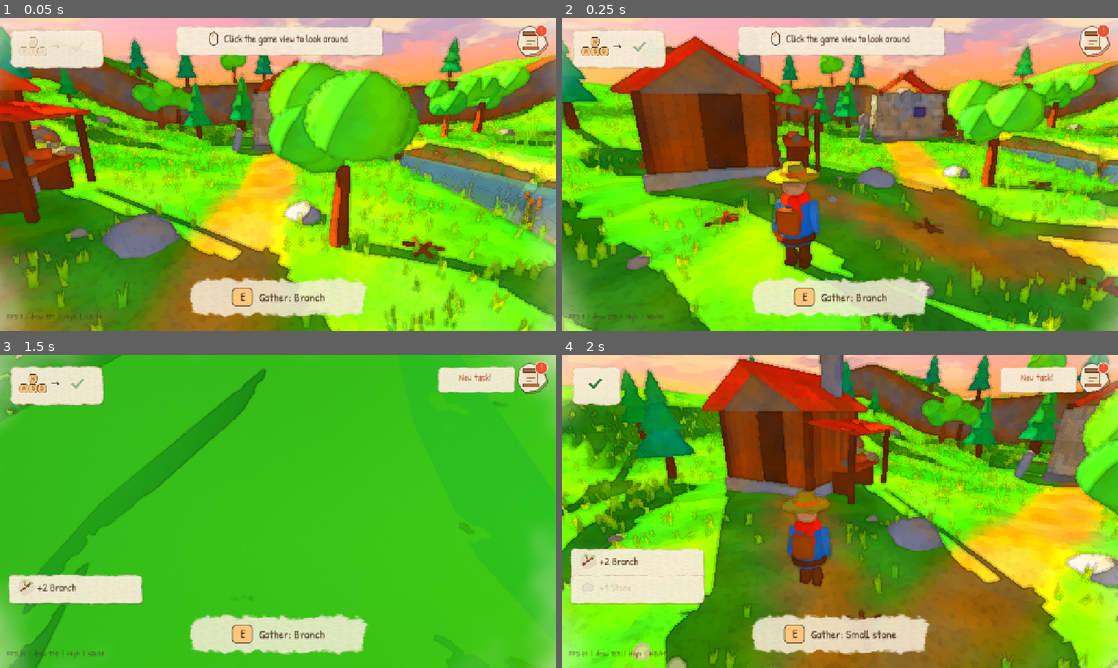
Above: before the commit, frames 1-4 (two rows, left to right).
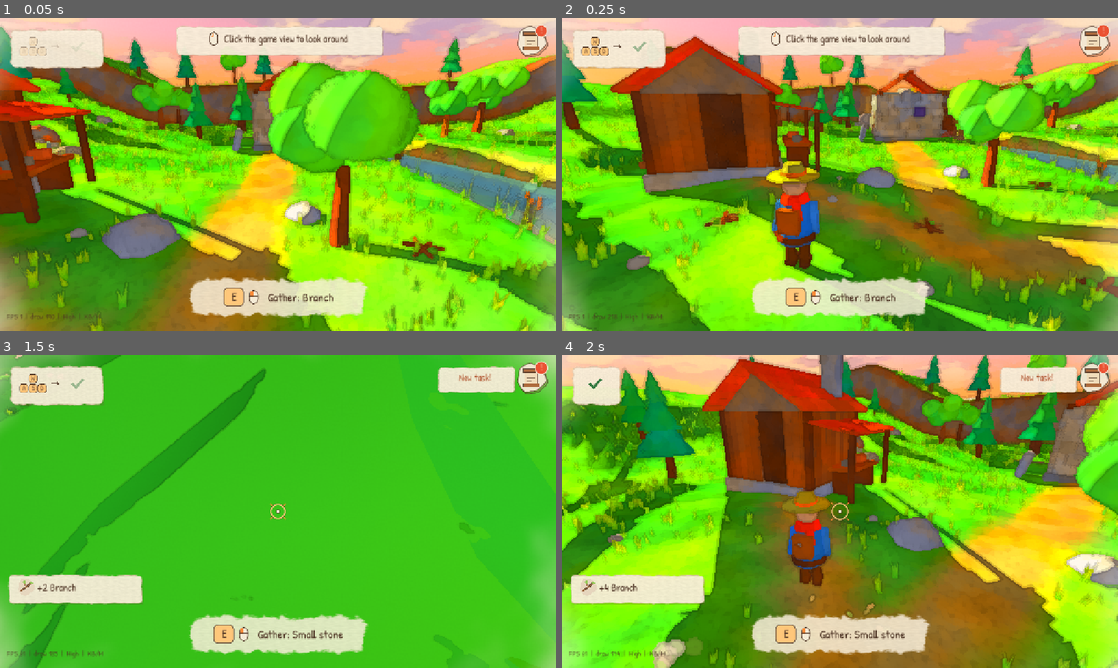
Above: after the commit, the same moments.

Repository: meyildiz1994/degirmen-vadisi
Game: Godot game, scene res://scenes/world/world.tscn
The game is run twice, just before and just after one commit, with the same random seed, the same clock (stepped at 60 frames per second) and the same inputs.
Inputs (mouse positions are in pixels of both pictures, inside the frame that each line leads up to):
- Up to frame 1 (0.05 s): no input
- Up to frame 2 (0.25 s): no input
- Up to frame 3 (1.5 s): tap Enter at 0.5 s; move the mouse to (400, 495) at 0.52 s; hold D (move_right) 0.53-1.28 s; hold E (interact) 0.53-1.28 s; click (400, 495) at 0.67 s; move the mouse to (250, 511) at 1.27 s; hold W (move_forward) from 1.28 s (still down); tap E (interact) at 1.35 s; click (250, 511) at 1.42 s
- Up to frame 4 (2 s): keep holding W (move_forward)

The runs differ from the first frame. In frame 1, 0.5% of the frame differs, in the area x 9-60%, y 86-96%; in frame 2, 0.5%; in frame 3, 0.8%; in frame 4, 3.8%, in the area x 1-62%, y 47-100%.

Commit message:
Oyun testi: atölyede yol gösterici, oyuna özel imleç, sol tıkla etkileşim
- GuidePointer: eğitimde sıradaki adımı (kalıp → yuva → malzeme → Üret / Yerleştir) halka ve el ile gösterir
- Köprü adımında atölye eksik kiriş/bağlantı kalıbını vurgular, onarım paneli Yerleştir'i gösterir
- CursorArt: kodla çizilen suluboya fare imleci
- Fareyle oynarken ortada nişangâh; sol tık = etkileşim, basılı tutmak da çalışır; nişan alınan hedef öncelikli
- Etkileşim ipucunda E'nin yanında fare ikonu

Co-Authored-By: Claude Opus 5.5 <noreply@anthropic.com>
Claude-Session: https://claude.ai/code/session_01XSzBb5CLpSanCdnQjNsbSH

Diff:
--- a/scenes/player/player.gd
+++ b/scenes/player/player.gd
@@ -103,7 +103,8 @@
 	model.rotation.z = sin(_walk_phase) * 0.04 * clampf(speed / walk_speed, 0.0, 1.0)
 
 
-## Menzildeki en yakın etkileşim noktasını otomatik hedefle.
+## Menzildeki en yakın etkileşim noktasını otomatik hedefle. Fareyle nişan alırken
+## ekranın ortasındaki imlece en yakın açıdaki hedef öncelikli (yoksa yine en yakını).
 func _update_focus() -> void:
 	var best: Interactable = null
 	var best_d := INF
@@ -121,15 +122,38 @@
 		if d < it.radius and d + it.focus_bias < best_d:
 			best = it
 			best_d = d + it.focus_bias
+	if InputManager.is_aiming():
+		var aimed := _aimed_target()
+		if aimed != null:
+			best = aimed
 	if best != focus:
 		focus = best
 		focus_changed.emit(focus)
 
 
+const AIM_MAX_ANGLE := 0.32   ## radyan; imlecin bu kadar yakınındaki hedef seçilir
+
+
+func _aimed_target() -> Interactable:
+	var origin := camera.global_position
+	var fwd := -camera.global_basis.z
+	var best: Interactable = null
+	var best_a := AIM_MAX_ANGLE
+	for node in get_tree().get_nodes_in_group(Interactable.GROUP):
+		var it := node as Interactable
+		if not it.can_focus() or it.global_position.distance_to(global_position) >= it.radius:
+			continue
+		var a := fwd.angle_to(it.global_position + Vector3(0, 0.4, 0) - origin)
+		if a < best_a:
+			best = it
+			best_a = a
+	return best
+
+
 func _unhandled_input(event: InputEvent) -> void:
 	if not input_enabled:
 		return
-	if not event.is_action_pressed("interact"):
+	if not event.is_action_pressed("interact") and not InputManager.is_click_interact(event):
 		return
 	if gather.active():
 		gather.on_interact_pressed(gather.target)
--- a/scenes/ui/hud.gd
+++ b/scenes/ui/hud.gd
@@ -33,6 +33,7 @@
 var inventory_panel: InventoryPanel
 var workshop_panel: WorkshopPanel
 var repair_panel: RepairPanel
+var aim_reticle: AimReticle
 
 
 func _ready() -> void:
@@ -74,6 +75,10 @@
 
 ## Toplama arayüzü kodla kurulur: vuruş halkası, toplama kartları, metinsiz ipucu, heybe.
 func _build_gather_ui() -> void:
+	aim_reticle = AimReticle.new()
+	aim_reticle.name = "AimReticle"
+	aim_reticle.visible = false
+	root.add_child(aim_reticle)
 	rhythm_ring = RhythmRing.new()
 	rhythm_ring.name = "RhythmRing"
 	add_child(rhythm_ring)
@@ -282,6 +287,9 @@
 	look_hint.visible = InputManager.device == InputManager.Device.KEYBOARD_MOUSE \
 		and Input.mouse_mode != Input.MOUSE_MODE_CAPTURED and not get_tree().paused \
 		and not modal_open() and not inventory_panel.is_open
+	aim_reticle.visible = InputManager.is_aiming() and not get_tree().paused and not modal_open() \
+		and not inventory_panel.is_open and not (player != null and player.gather.active())
+	aim_reticle.has_target = _focus != null
 	if debug_label.visible:
 		debug_label.text = "FPS %d  |  draw %d  |  %s  |  %s" % [
 			Engine.get_frames_per_second(),
--- a/scenes/workshop/workshop_panel.gd
+++ b/scenes/workshop/workshop_panel.gd
@@ -224,6 +224,7 @@
 		vb.add_child(l)
 		b.add_child(vb)
 		_slot_row.add_child(b)
+		b.set_meta("slot", i)
 
 
 func _build_options() -> void:
@@ -260,6 +261,7 @@
 		ic.size = Vector2(48, 48)
 		b.add_child(ic)
 		_option_grid.add_child(b)
+		b.set_meta("option", o)
 
 
 func _build_stats() -> void:
@@ -305,6 +307,7 @@
 
 
 func _process(delta: float) -> void:
+	super._process(delta)
 	if not is_open or highlight_mold == "" or not _mold_buttons.has(highlight_mold):
 		return
 	_pulse += delta * 4.0
@@ -317,6 +320,31 @@
 
 func set_highlight(id: String) -> void:
 	highlight_mold = id
+	guide_enabled = id != ""
 	if id == "":
 		for k in _mold_buttons:
 			(_mold_buttons[k] as Button).modulate = Color.WHITE
+
+
+## Eğitim sırası: vurgulu kalıp → boş yuva → elde olan ilk malzeme → Üret.
+func _guide_target() -> Control:
+	if highlight_mold != "" and mold_id != highlight_mold:
+		return _mold_buttons.get(highlight_mold)
+	if Crafting.can_craft(GameState.inventory, mold_id, choices):
+		return _craft_button
+	var empty := _first_empty_slot()
+	if str(choices[empty]) != "":
+		return null
+	if active_slot != empty:
+		return _live_child(_slot_row, "slot", empty)
+	for c in _option_grid.get_children():
+		if c is Button and not c.is_queued_for_deletion() and not (c as Button).disabled:
+			return c
+	return null
+
+
+func _live_child(parent: Node, meta: String, value) -> Control:
+	for c in parent.get_children():
+		if not c.is_queued_for_deletion() and c.has_meta(meta) and c.get_meta(meta) == value:
+			return c
+	return null
--- a/scripts/debug/screenshot_capture.gd
+++ b/scripts/debug/screenshot_capture.gd
@@ -116,13 +116,23 @@
 			player.gather.on_interact_pressed(focus_g)
 		player.gather.set_physics_process(false)
 		player.gather.cycle = player.gather.swing * float(_args["ring"])
+	if _args.has("step"):
+		GameState.tutorial_step = int(_args["step"])
+		GameState.set_quest(Tutorial.QUESTS[GameState.tutorial_step])
+	if _args.has("aim"):
+		Input.mouse_mode = Input.MOUSE_MODE_CAPTURED
+	if _args.has("cursor_png"):
+		var img := CursorArt._arrow_image()
+		img.resize(160, 160, Image.INTERPOLATE_NEAREST)
+		img.save_png(str(_args["cursor_png"]))
 	if _args.has("workshop"):
 		# --workshop=kalıp[,seçim1,seçim2]  örn. axe_head,iron,handle:oak
 		var parts := str(_args["workshop"]).split(",")
 		var inv := GameState.inventory
 		for id: String in ["iron", "copper", "oak", "pine", "stone"]:
 			inv.add(id, 6)
-		inv.add_part("handle:oak", 1)
+		if not _args.has("step"):
+			inv.add_part("handle:oak", 1)
 		inv.add_part("handle:branch", 2)
 		var hud = world.get_node("HUD")
 		hud.open_workshop()
@@ -130,9 +140,6 @@
 		for i in range(1, parts.size()):
 			hud.workshop_panel.active_slot = i - 1
 			hud.workshop_panel.choose(parts[i])
-	if _args.has("step"):
-		GameState.tutorial_step = int(_args["step"])
-		GameState.set_quest(Tutorial.QUESTS[GameState.tutorial_step])
 	if _args.has("bridge") or _args.has("repair_open"):
 		await _bridge_scenario(world)
 	if _args.has("inventory_open"):
--- a/scripts/gathering/gather_controller.gd
+++ b/scripts/gathering/gather_controller.gd
@@ -99,7 +99,7 @@
 		return
 	player.face_towards(target.global_position)
 	cycle += delta
-	var holding := Input.is_action_pressed("interact")
+	var holding := InputManager.is_interact_held()
 	if GameState.rhythm_hits:
 		# Basılı tutan oyuncu da ilerler (normal vuruş), sadece tatlı vuruşu kaçırır.
 		if holding and _was_holding and cycle >= swing + SWEET_LATE:
@@ -121,7 +121,7 @@
 	if target == null or tool == null:
 		return
 	cycle = 0.0
-	_was_holding = Input.is_action_pressed("interact")
+	_was_holding = InputManager.is_interact_held()
 	var amount := 1.0 / float(tool.hits_for(target.resource_id))
 	if sweet:
 		amount *= Materials.tune("sweet_progress", 2.0)
--- a/scripts/input_manager.gd
+++ b/scripts/input_manager.gd
@@ -25,6 +25,8 @@
 	process_mode = Node.PROCESS_MODE_ALWAYS
 	if GameState.is_mobile or (DisplayServer.is_touchscreen_available() and OS.has_feature("web")):
 		device = Device.TOUCH
+	else:
+		CursorArt.apply()
 
 
 func is_touch() -> bool:
@@ -97,6 +99,21 @@
 
 
 # --- Oyun mantığına açılan arayüz -----------------------------------------------
+## Fareyle oynarken (fare oyunda yakalıyken) sol tık = etkileşim. Dokunmatikten türetilen
+## fare olayları ve dokunmatik önizleme sayılmaz, böylece telefonda her dokunuş etkileşim olmaz.
+func is_aiming() -> bool:
+	return device == Device.KEYBOARD_MOUSE and not touch_preview and Input.mouse_mode == Input.MOUSE_MODE_CAPTURED
+
+
+func is_click_interact(event: InputEvent) -> bool:
+	return event is InputEventMouseButton and event.pressed and event.button_index == MOUSE_BUTTON_LEFT \
+		and event.device != InputEvent.DEVICE_ID_EMULATION and is_aiming()
+
+
+## Etkileşim basılı mı (E / A / dokunmatik buton ya da nişan alırken sol tık).
+func is_interact_held() -> bool:
+	return Input.is_action_pressed("interact") or (is_aiming() and Input.is_mouse_button_pressed(MOUSE_BUTTON_LEFT))
+
 ## -1..1 hareket vektörü (x: sağ, y: geri). Klavye, sol çubuk ve sanal joystick birleşik.
 func get_move_vector() -> Vector2:
 	return Input.get_vector("move_left", "move_right", "move_forward", "move_back")
@@ -157,3 +174,8 @@
 			return ""
 		_:
 			return {"interact": "E", "inventory": "Tab", "pause": "Esc", "quest_log": "J"}.get(action, "?")
+
+
+## Klavye/farede etkileşim ipucuna fare ikonu da eklensin mi (sol tık da çalışır).
+func shows_mouse_hint(action: String) -> bool:
+	return action == "interact" and device == Device.KEYBOARD_MOUSE and not touch_preview
--- a/scripts/tutorial.gd
+++ b/scripts/tutorial.gd
@@ -67,15 +67,18 @@
 	return total
 
 
-## Atölyede nabız gibi atacak kalıp (eğitim).
+## Atölyede nabız gibi atacak kalıp (eğitim). Köprü adımında eksik kiriş/bağlantı kalıbı.
 func _mold_to_highlight() -> String:
+	var inv := GameState.inventory
+	if GameState.tutorial_step == Step.BRIDGE and bridge != null:
+		for mold_id: String in ["beam", "connector"]:
+			var missing := Repair.slot_total(bridge.site_id, mold_id) - Repair.filled_count(bridge.state, bridge.site_id, mold_id)
+			if missing > _parts_of(mold_id):
+				return mold_id
+		return ""
 	if GameState.tutorial_step != Step.CRAFT:
 		return ""
-	var inv := GameState.inventory
-	var handles := 0
-	for key: String in inv.parts:
-		if Crafting.part_mold(key) == "handle":
-			handles += inv.part_count(key)
+	var handles := _parts_of("handle")
 	var heads_left := int(not inv.has_tool("axe")) + int(not inv.has_tool("pickaxe"))
 	if handles < heads_left and handles == 0:
 		return "handle"
@@ -84,6 +87,14 @@
 	if not inv.has_tool("pickaxe"):
 		return "pickaxe_head"
 	return ""
+
+
+func _parts_of(mold_id: String) -> int:
+	var n := 0
+	for key: String in GameState.inventory.parts:
+		if Crafting.part_mold(key) == mold_id:
+			n += GameState.inventory.part_count(key)
+	return n
 
 
 func _set_step(s: int) -> void:
@@ -121,6 +132,8 @@
 	_advance_if_ready()
 	if hud.workshop_panel:
 		hud.workshop_panel.set_highlight(_mold_to_highlight())
+	if hud.repair_panel:
+		hud.repair_panel.guide_enabled = GameState.tutorial_step == Step.BRIDGE
 	var card: IconHintCard = hud.hint_card
 	match GameState.tutorial_step:
 		Step.MOVE:
--- /dev/null
+++ b/scripts/ui/aim_reticle.gd
@@ -0,0 +1,41 @@
+class_name AimReticle
+extends Control
+## Fareyle oynarken ekranın ortasındaki suluboya nişangâh (oyun içi imleç).
+## Hedef varsa genişleyip turuncuya döner: "sol tık ya da E ile etkileş".
+
+var has_target := false:
+	set(v):
+		if v != has_target:
+			has_target = v
+			_t = 0.0
+var _t := 0.0
+
+
+func _ready() -> void:
+	set_anchors_and_offsets_preset(Control.PRESET_FULL_RECT)
+	mouse_filter = Control.MOUSE_FILTER_IGNORE
+
+
+func _process(delta: float) -> void:
+	if visible:
+		_t += delta
+		queue_redraw()
+
+
+func _draw() -> void:
+	var c := size * 0.5
+	var ink := Palette.INK
+	draw_circle(c + Vector2(1, 1.5), 4.0, Color(0.25, 0.18, 0.12, 0.3))
+	draw_circle(c, 3.5, Color(Palette.PAPER, 0.95))
+	draw_arc(c, 3.5, 0.0, TAU, 14, Color(ink, 0.8), 1.5, true)
+	if not has_target:
+		draw_arc(c, 11.0, 0.0, TAU, 28, Color(Palette.PAPER, 0.55), 2.0, true)
+		return
+	var grow := minf(_t * 8.0, 1.0)
+	var r := lerpf(11.0, 17.0, grow) + sin(_t * 5.0) * 1.2
+	draw_arc(c, r + 1.0, 0.0, TAU, 32, Color(ink, 0.45), 3.5, true)
+	draw_arc(c, r, 0.0, TAU, 32, Color(Palette.SUNSET_LIGHT, 0.95), 3.0, true)
+	for i in 4:
+		var ang := TAU * i / 4.0 + PI * 0.25
+		var d := Vector2(cos(ang), sin(ang))
+		draw_line(c + d * (r + 4.0), c + d * (r + 9.0), Color(Palette.SUNSET, 0.9), 3.0, true)
--- /dev/null
+++ b/scripts/ui/cursor_art.gd
@@ -0,0 +1,62 @@
+class_name CursorArt
+extends RefCounted
+## Oyuna özel fare imleci, kodla çizilir (harici görsel yok): mürekkep kenarlı,
+## gün batımı turuncusu dolgulu, fırça ucunu andıran yuvarlatılmış ok.
+## Masaüstünde InputManager açılışta uygular; mobilde hiç kullanılmaz.
+
+const SIZE := 40
+const SUB := 4   ## kenar yumuşatma için piksel başına alt örnek
+
+
+static func apply() -> void:
+	if DisplayServer.get_name() == "headless":
+		return
+	var arrow := ImageTexture.create_from_image(_arrow_image())
+	Input.set_custom_mouse_cursor(arrow, Input.CURSOR_ARROW, Vector2(3, 2))
+	Input.set_custom_mouse_cursor(arrow, Input.CURSOR_POINTING_HAND, Vector2(3, 2))
+
+
+static func _arrow_image() -> Image:
+	var outer := PackedVector2Array([
+		Vector2(3, 2), Vector2(31, 19), Vector2(19, 21.5), Vector2(26, 34),
+		Vector2(20.5, 37), Vector2(13.5, 24.5), Vector2(5, 33),
+	])
+	var inner := _shrink(outer, 3.0)
+	var img := Image.create(SIZE, SIZE, false, Image.FORMAT_RGBA8)
+	var ink := Palette.INK
+	var fill := Palette.SUNSET_LIGHT
+	var shade := Palette.SUNSET
+	for y in SIZE:
+		for x in SIZE:
+			var cov_out := 0
+			var cov_in := 0
+			var cov_shadow := 0
+			for sy in SUB:
+				for sx in SUB:
+					var p := Vector2(x + (sx + 0.5) / SUB, y + (sy + 0.5) / SUB)
+					if Geometry2D.is_point_in_polygon(p, outer):
+						cov_out += 1
+					if Geometry2D.is_point_in_polygon(p, inner):
+						cov_in += 1
+					if Geometry2D.is_point_in_polygon(p - Vector2(1.5, 2.0), outer):
+						cov_shadow += 1
+			var n := float(SUB * SUB)
+			var a_out := cov_out / n
+			var a_in := cov_in / n
+			# Suluboya: dolgu sağ alta doğru koyulaşır.
+			var t := clampf((x + y) / 60.0, 0.0, 1.0)
+			var body := fill.lerp(shade, t)
+			var c := ink.lerp(body, a_in / maxf(a_out, 0.001)) if a_out > 0.0 else Color(0, 0, 0, 0)
+			c.a = a_out
+			if a_out < 1.0 and cov_shadow > 0:
+				var sh := Color(0.25, 0.18, 0.12, 0.28 * cov_shadow / n)
+				c = sh.lerp(c, a_out) if a_out > 0.0 else sh
+				c.a = maxf(a_out, sh.a)
+			img.set_pixel(x, y, c)
+	return img
+
+
+## Çokgeni merkezine doğru küçült (iç dolgu için yeterli).
+static func _shrink(poly: PackedVector2Array, amount: float) -> PackedVector2Array:
+	var res := Geometry2D.offset_polygon(poly, -amount, Geometry2D.JOIN_ROUND)
+	return res[0] if not res.is_empty() else poly
--- a/scripts/ui/glyph_badge.gd
+++ b/scripts/ui/glyph_badge.gd
@@ -10,12 +10,13 @@
 func _ready() -> void:
 	custom_minimum_size = Vector2(52, 52)
 	InputManager.device_changed.connect(func(_d): refresh())
+	InputManager.touch_preview_changed.connect(func(_e): refresh())
 	refresh()
 
 
 func refresh() -> void:
 	_text = InputManager.glyph_for(action)
-	custom_minimum_size.x = maxf(52.0, 30.0 + _text.length() * 14.0)
+	custom_minimum_size.x = maxf(52.0, 30.0 + _text.length() * 14.0) + (40.0 if InputManager.shows_mouse_hint(action) else 0.0)
 	queue_redraw()
 
 
@@ -31,7 +32,11 @@
 		return
 	var gamepad := InputManager.device == InputManager.Device.GAMEPAD
 	var fill := Palette.MOSS_LIGHT if gamepad else Palette.SUNSET_LIGHT
-	var r := Rect2(Vector2(2, 4), size - Vector2(4, 8))
+	var mouse: bool = InputManager.shows_mouse_hint(action) and not gamepad
+	var r := Rect2(Vector2(2, 4), size - Vector2(4 + (40 if mouse else 0), 8))
+	if mouse:
+		_draw_mouse(Vector2(size.x - 20.0, c.y), ink)
+		c.x = r.get_center().x
 	if gamepad:
 		draw_circle(c, 22.0, fill)
 		draw_arc(c, 22.0, 0.0, TAU, 32, Color(ink, 0.8), 2.5, true)
@@ -46,3 +51,17 @@
 	var fs := 26
 	var ts := font.get_string_size(_text, HORIZONTAL_ALIGNMENT_CENTER, -1, fs)
 	draw_string(font, Vector2(c.x - ts.x * 0.5, c.y + fs * 0.32), _text, HORIZONTAL_ALIGNMENT_LEFT, -1, fs, ink)
+
+
+## Sol tuşu boyalı küçük fare: "sol tık da olur".
+func _draw_mouse(p: Vector2, ink: Color) -> void:
+	var body := Rect2(p - Vector2(11, 16), Vector2(22, 32))
+	var sb := StyleBoxFlat.new()
+	sb.bg_color = Palette.PAPER
+	sb.border_color = Color(ink, 0.8)
+	sb.set_border_width_all(2)
+	sb.set_corner_radius_all(11)
+	draw_style_box(sb, body)
+	draw_rect(Rect2(body.position + Vector2(3, 3), Vector2(8, 11)), Palette.SUNSET)
+	draw_line(p + Vector2(0, -16), p + Vector2(0, -2), Color(ink, 0.7), 1.5)
+	draw_line(p + Vector2(-11, -2), p + Vector2(11, -2), Color(ink, 0.7), 1.5)
--- /dev/null
+++ b/scripts/ui/guide_pointer.gd
@@ -0,0 +1,63 @@
+class_name GuidePointer
+extends Control
+## Metinsiz yol gösterici: hedef kontrolün etrafında nabız gibi atan suluboya halka
+## ve ona dokunmayı gösteren sallanan bir el. Panellerin en üstünde, girişi engellemez.
+## Gamepad'de hedef bir düğmeyse odak da ona geçer.
+
+var target: Control:
+	set(v):
+		if v == target:
+			return
+		target = v
+		_t = 0.0
+		if v is Button and InputManager.device == InputManager.Device.GAMEPAD:
+			(v as Button).grab_focus.call_deferred()
+		queue_redraw()
+
+var _t := 0.0
+var _hand: ItemIcon
+
+
+func _ready() -> void:
+	set_anchors_and_offsets_preset(Control.PRESET_FULL_RECT)
+	mouse_filter = Control.MOUSE_FILTER_IGNORE
+	_hand = ItemIcon.new()
+	_hand.icon = "hand"
+	_hand.custom_minimum_size = Vector2(68, 68)
+	_hand.size = Vector2(68, 68)
+	_hand.visible = false
+	add_child(_hand)
+
+
+func _valid() -> bool:
+	return target != null and is_instance_valid(target) and target.is_visible_in_tree() \
+		and not target.is_queued_for_deletion()
+
+
+func _process(delta: float) -> void:
+	_t += delta
+	var ok := _valid()
+	_hand.visible = ok
+	if ok:
+		var r := _rect()
+		var bob := sin(_t * 5.0) * 6.0
+		_hand.position = r.position + Vector2(r.size.x - 30.0, r.size.y - 20.0) + Vector2(bob, bob)
+		_hand.modulate.a = clampf(_t * 4.0, 0.0, 1.0)
+	queue_redraw()
+
+
+func _rect() -> Rect2:
+	var gr := target.get_global_rect()
+	return Rect2(gr.position - global_position, gr.size)
+
+
+func _draw() -> void:
+	if not _valid():
+		return
+	var grow := 5.0 + 3.0 * (0.5 + 0.5 * sin(_t * 5.0))
+	var r := _rect().grow(grow)
+	var a := clampf(_t * 4.0, 0.0, 1.0)
+	var col := Color(Palette.SUNSET, 0.85 * a)
+	# Elle çizilmiş gibi: iki kat, hafif kaymış çerçeve.
+	draw_rect(r, col, false, 4.0)
+	draw_rect(r.grow(-2.0).grow_individual(1.5, -1.0, -1.0, 1.5), Color(Palette.SUNSET_LIGHT, 0.6 * a), false, 2.0)
--- a/scripts/ui/modal_panel.gd
+++ b/scripts/ui/modal_panel.gd
@@ -6,6 +6,9 @@
 signal closed
 
 var is_open := false
+## Eğitimde açık: işaretçi sıradaki adımı (kalıp → yuva → malzeme → düğme) gösterir.
+var guide_enabled := false
+var guide: GuidePointer
 var _card: WatercolorPanel
 var _title: Label
 var _panel_tween: Tween
@@ -35,7 +38,20 @@
 	_card.add_child(root)
 	root.add_child(_header(title_key))
 	root.add_child(_rule())
+	guide = GuidePointer.new()
+	guide.name = "Guide"
+	add_child(guide)
 	return root
+
+
+## Alt sınıf: yol göstericinin şu an işaret etmesi gereken kontrol (yoksa null).
+func _guide_target() -> Control:
+	return null
+
+
+func _process(_delta: float) -> void:
+	if guide != null:
+		guide.target = _guide_target() if is_open and guide_enabled else null
 
 
 func _header(title_key: String) -> Control:
--- a/scripts/ui/repair_panel.gd
+++ b/scripts/ui/repair_panel.gd
@@ -273,3 +273,14 @@
 		get_tree().create_timer(0.6).timeout.connect(close_panel)
 		return
 	select_slot(_first_open_slot())
+
+
+## Eğitim sırası: boş yer → parça → Yerleştir. Parça yoksa kapat (atölyeye git).
+func _guide_target() -> Control:
+	if site == null or site.is_complete():
+		return null
+	if Repair.is_filled(site.state, slot_id):
+		return _slot_buttons.get(_first_open_slot())
+	if choice != "":
+		return _install_button
+	return null
--- a/tests/test_gathering.gd
+++ b/tests/test_gathering.gd
@@ -104,6 +104,13 @@
 	world.workshop.interactable.interact(player)
 	var wp: WorkshopPanel = world.hud.workshop_panel
 	check(wp.is_open and wp.highlight_mold == "handle", "atölye paneli açıldı, Sap kalıbı vurgulu")
+	await _frames(2)
+	var gt: Control = wp._guide_target()
+	check(wp.guide_enabled and gt != null and gt == wp._craft_button, "yol gösterici Üret'i gösteriyor (dal kendiliğinden kondu)")
+	wp.select_mold("beam")
+	await _frames(2)
+	check(wp._guide_target() == wp._mold_buttons["handle"], "başka kalıba geçince vurgulu kalıbı gösteriyor")
+	wp.select_mold("handle")
 	check(not Crafting.craft(gs.inventory, "axe_head", ["stone", ""]).size(), "eksik yuvayla üretilmez")
 	check(Crafting.craft(gs.inventory, "handle", ["branch"]).get("key", "") == "handle:branch", "dal sap yapıldı")
 	check(Crafting.craft(gs.inventory, "handle", ["branch"]).size() > 0, "ikinci sap")
Not shown, added: scripts/ui/aim_reticle.gd.uid
Not shown, added: scripts/ui/cursor_art.gd.uid
Not shown, added: scripts/ui/guide_pointer.gd.uid
